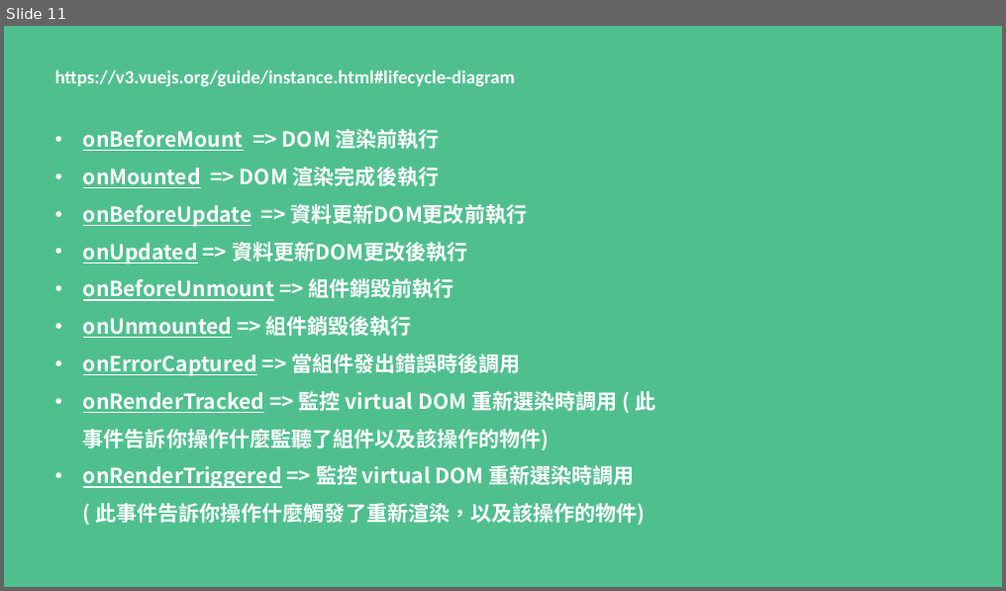
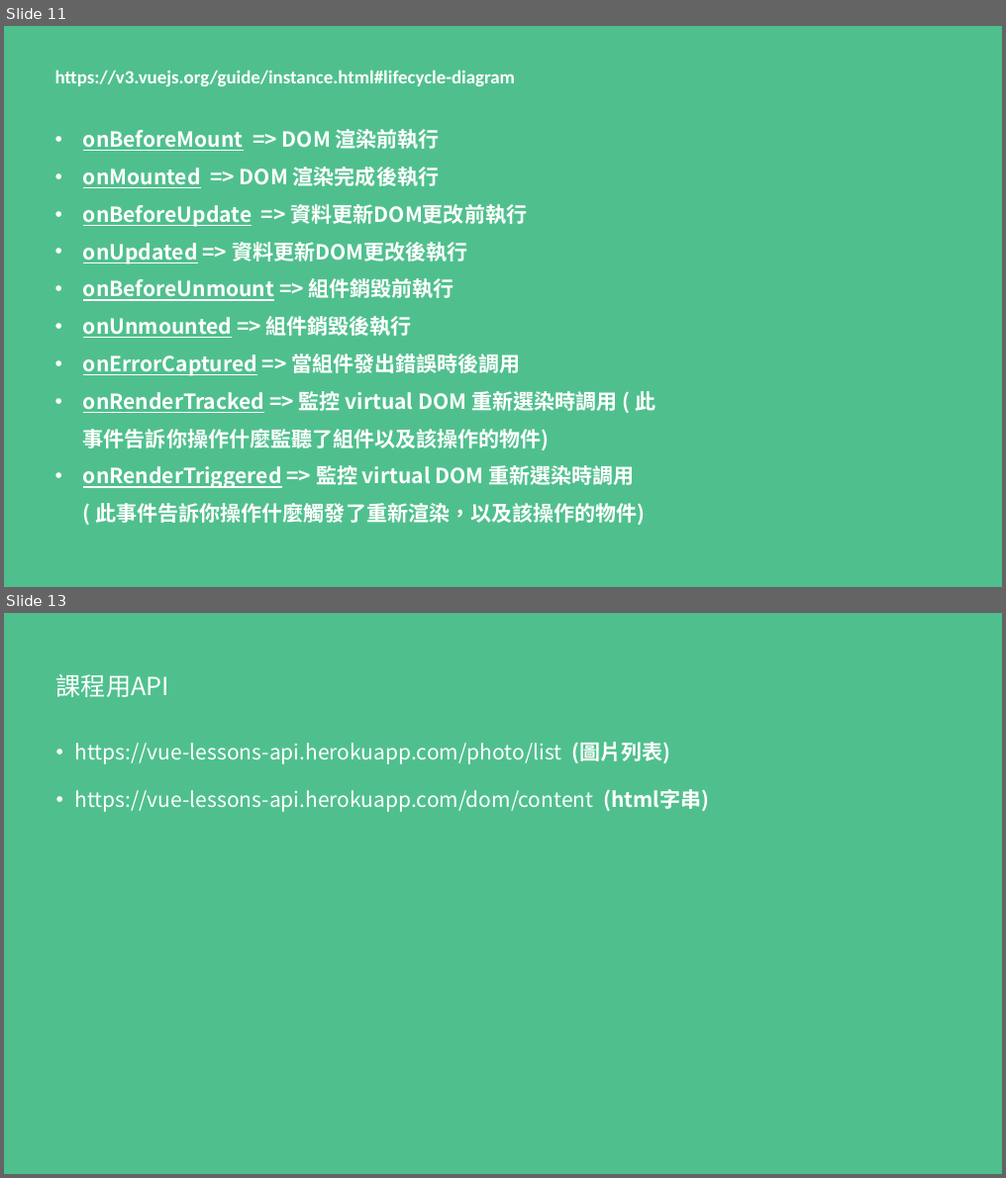
Before and after one commit to Nicole-tu/vue3-hiskio-practice, a slide deck: VUE-BASE/vue-base.pptx. Shown one above the other, each under a label of ours: slide 11 before the commit, slides 11 and 13 after it; the slides between them are not shown. The pictures are 1006x591 and 1006x1178 pixels, drawn with LibreOffice and Linux fonts; fonts in the diff are those of the drawing. Boxes give left, top, right and bottom in pixels: in the first picture for what was removed or moved away, otherwise in the second. Text is boxed around its words. In the diff, an @@ line names an element or a change of style, - is before the commit and + after.

```diff
--- a/VUE-BASE/vue-base.pptx
+++ b/VUE-BASE/vue-base.pptx
@@ slide 13 added at [4, 613, 1002, 1174], background #4FC08D @@
@@ title added at [56, 674, 169, 697], 24 pt, text #FFFFFF @@
+課程用API
@@ text added at [75, 742, 709, 812], 20 pt, text #FFFFFF @@
+• https://vue-lessons-api.herokuapp.com/photo/list (圖片列表)
+• https://vue-lessons-api.herokuapp.com/dom/content (html字串)
```
Also in this commit, not shown: 1 other slide added, 20 other files.
